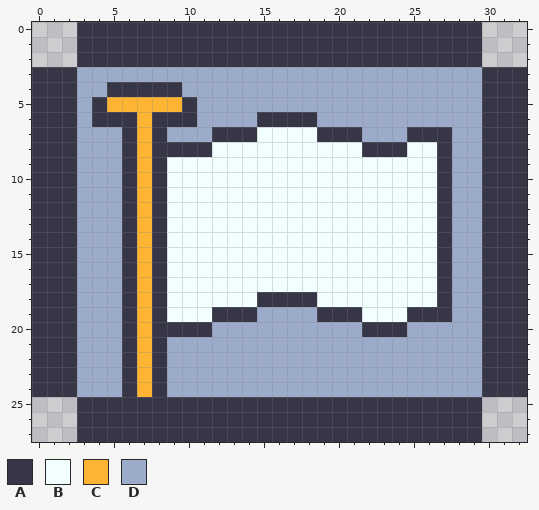
Pixel-art file, stored at sprites/surrender-flag.aseprite. The picture above was drawn from the file before the commit.
33x28 pixels, 1 frame.
Visible layers, top first: "Layer 2", "Layer 1", "Layer 3".
Palette (. is transparent): A #363646  B #f1ffff  C #fdb433  D #9cabca
Pixels before, first column x 0:
 0 ...AAAAAAAAAAAAAAAAAAAAAAAAAAA...
 1 ...AAAAAAAAAAAAAAAAAAAAAAAAAAA...
 2 ...AAAAAAAAAAAAAAAAAAAAAAAAAAA...
 3 AAADDDDDDDDDDDDDDDDDDDDDDDDDDDAAA
 4 AAADDAAAAADDDDDDDDDDDDDDDDDDDDAAA
 5 AAADACCCCCADDDDDDDDDDDDDDDDDDDAAA
 6 AAADAAACAAADDDDAAAADDDDDDDDDDDAAA
 7 AAADDDACADDDAAABBBBAAADDDAAADDAAA
 8 AAADDDACAAAABBBBBBBBBBAAABBADDAAA
 9 AAADDDACABBBBBBBBBBBBBBBBBBADDAAA
10 AAADDDACABBBBBBBBBBBBBBBBBBADDAAA
11 AAADDDACABBBBBBBBBBBBBBBBBBADDAAA
12 AAADDDACABBBBBBBBBBBBBBBBBBADDAAA
13 AAADDDACABBBBBBBBBBBBBBBBBBADDAAA
14 AAADDDACABBBBBBBBBBBBBBBBBBADDAAA
15 AAADDDACABBBBBBBBBBBBBBBBBBADDAAA
16 AAADDDACABBBBBBBBBBBBBBBBBBADDAAA
17 AAADDDACABBBBBBBBBBBBBBBBBBADDAAA
18 AAADDDACABBBBBBAAAABBBBBBBBADDAAA
19 AAADDDACABBBAAADDDDAAABBBAAADDAAA
20 AAADDDACAAAADDDDDDDDDDAAADDDDDAAA
21 AAADDDACADDDDDDDDDDDDDDDDDDDDDAAA
22 AAADDDACADDDDDDDDDDDDDDDDDDDDDAAA
23 AAADDDACADDDDDDDDDDDDDDDDDDDDDAAA
24 AAADDDACADDDDDDDDDDDDDDDDDDDDDAAA
25 ...AAAAAAAAAAAAAAAAAAAAAAAAAAA...
26 ...AAAAAAAAAAAAAAAAAAAAAAAAAAA...
27 ...AAAAAAAAAAAAAAAAAAAAAAAAAAA...
After the commit:
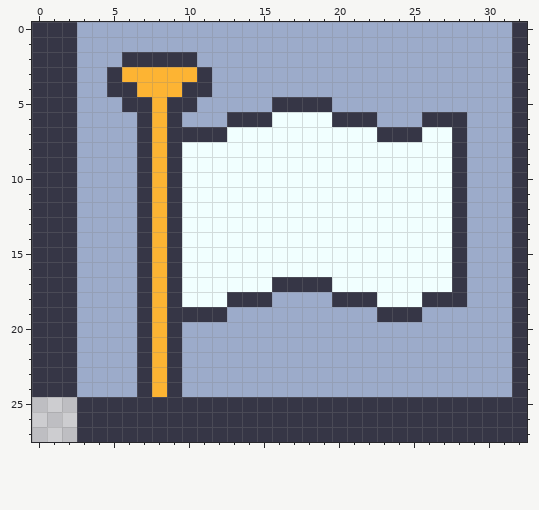
Difference:
Layers "Layer 2", "Layer 1", "Layer 3":
y 0..1: x 0..32 ...AAAAAAAAAAAAAAAAAAAAAAAAAAA... -> AAADDDDDDDDDDDDDDDDDDDDDDDDDDDDDA
y 2: x 0..5 ...AAA -> AAADDD; x 11..32 AAAAAAAAAAAAAAAAAAA... -> DDDDDDDDDDDDDDDDDDDDDA
y 3: x 5..11 DDDDDDD -> ACCCCCA; x 30..31 AA -> DD
y 4: x 7..11 AAADD -> CCCAA; x 30..31 AA -> DD
y 5: x 4..7 ACCC -> DDAA; x 9 C -> A; x 16..19 DDDD -> AAAA; x 30..31 AA -> DD
y 6: x 4..8 AAACA -> DDDAC; x 10 A -> D; x 13..14 DD -> AA; x 16..22 AAADDDD -> BBBBAAA; x 26..28 DDD -> AAA; x 30..31 AA -> DD
y 7: x 6..11 ACADDD -> DACAAA; x 13..14 AA -> BB; x 19..24 AAADDD -> BBBBAA; x 26..28 AAD -> BBA; x 30..31 AA -> DD
y 8: x 6..8 ACA -> DAC; x 10..11 AA -> BB; x 22..24 AAA -> BBB; x 27..28 AD -> BA; x 30..31 AA -> DD
y 9..16: x 6..9 ACAB -> DACA; x 27..28 AD -> BA; x 30..31 AA -> DD
y 17: x 6..9 ACAB -> DACA; x 16..19 BBBB -> AAAA; x 27..28 AD -> BA; x 30..31 AA -> DD
y 18: x 6..9 ACAB -> DACA; x 13..14 BB -> AA; x 16..22 AAABBBB -> DDDDAAA; x 26 B -> A; x 28 D -> A; x 30..31 AA -> DD
y 19: x 6..11 ACABBB -> DACAAA; x 13..14 AA -> DD; x 19..24 AAABBB -> DDDDAA; x 26..27 AA -> DD; x 30..31 AA -> DD
y 20: x 6..8 ACA -> DAC; x 10..11 AA -> DD; x 22..24 AAA -> DDD; x 30..31 AA -> DD
y 21..24: x 6..9 ACAD -> DACA; x 30..31 AA -> DD
y 25..27: x 30..32 ... -> AAA
Pixel boxes of the changes (left, top, right, bottom) in both pictures:
changed: (32, 22, 527, 442)
